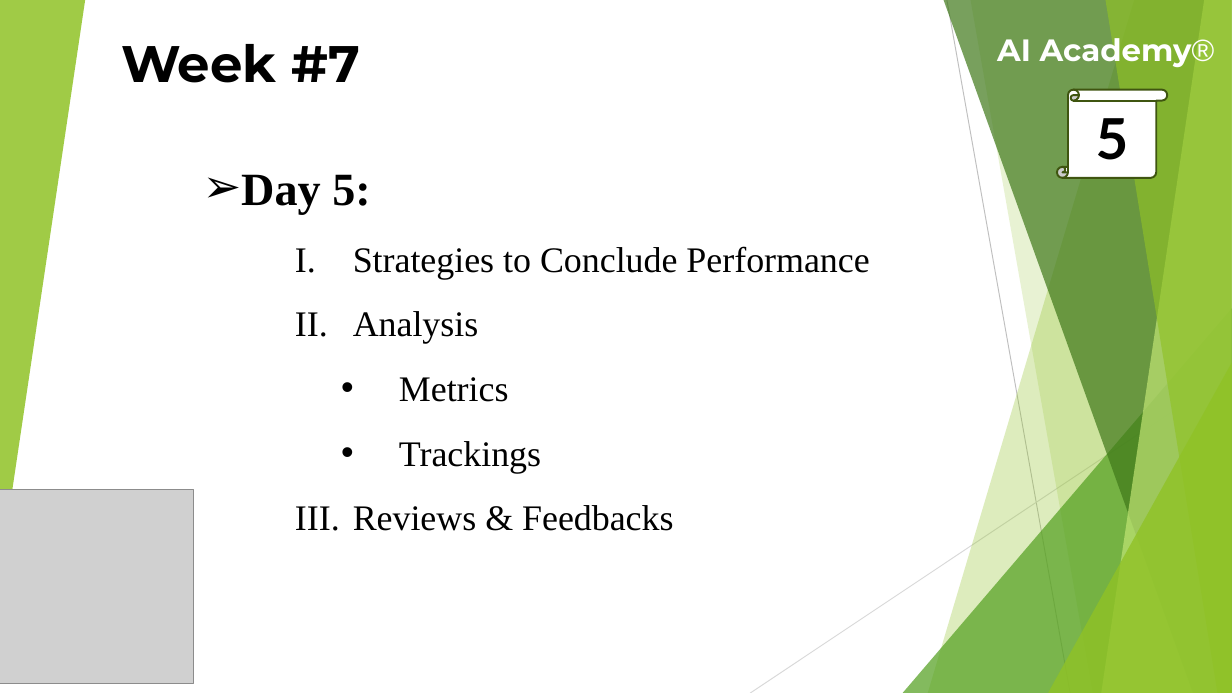
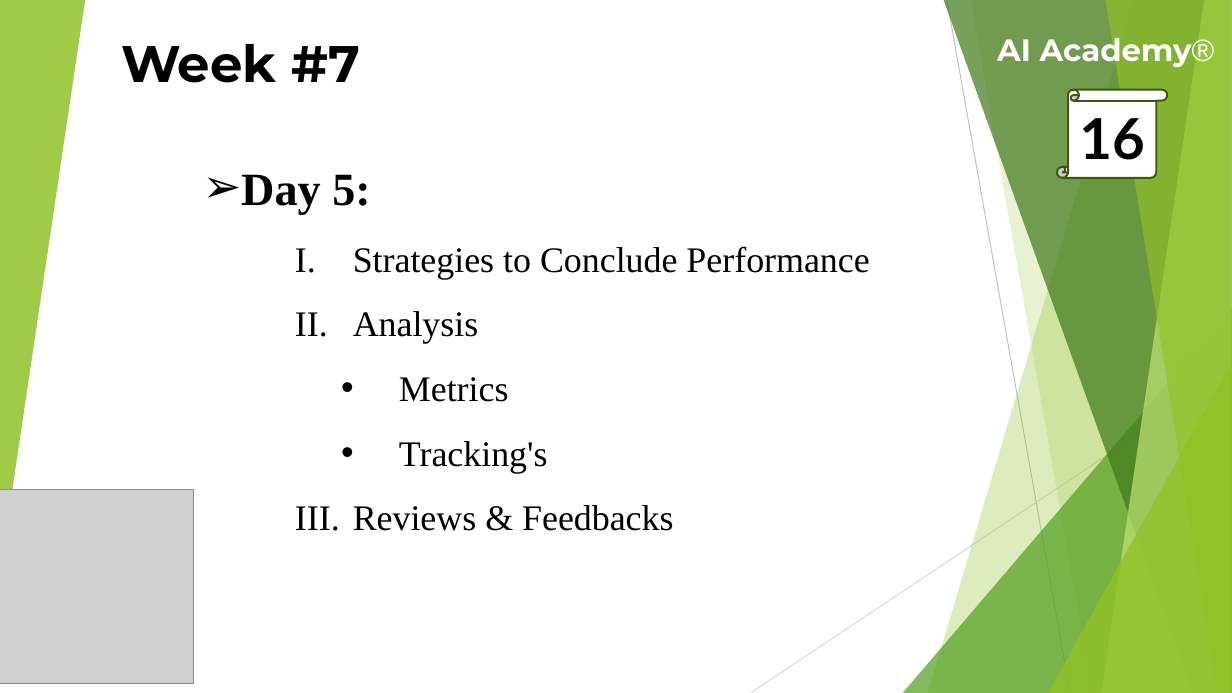
Before and after one commit to theaamirlatif/AI-Academy, a slide deck: slide 16 of eCommerce/Lectures/7th Week Lecture.pptx (slide 5 before the commit). Drawn at 1232x693 pixels with LibreOffice and Linux fonts; fonts in the diff are those of the drawing; grey boxes stand for pictures. Boxes give left, top, right and bottom in pixels: in the first picture for what was removed or moved away, otherwise in the second. Text is boxed around its words. In the diff, an @@ line names an element or a change of style, - is before the commit and + after.

```diff
--- a/eCommerce/Lectures/7th Week Lecture.pptx
+++ b/eCommerce/Lectures/7th Week Lecture.pptx
@@ text in vertical scroll at (1079, 118, 1144, 160): text changed @@
-5
+16
@@ text at (399, 441, 548, 473): text changed @@
-      • Trackings
+      • Tracking's
```
Also in this commit, not shown: 3 other slides changed, 15 slides added.
